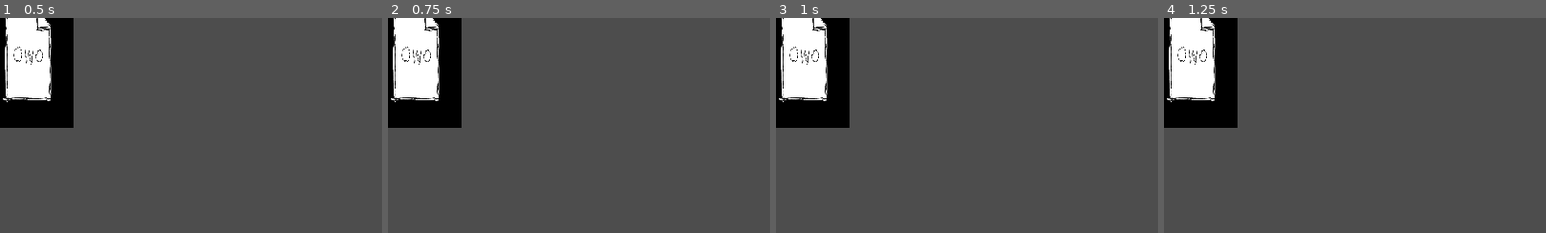
Above: before the commit, frames 1-4 (left to right).
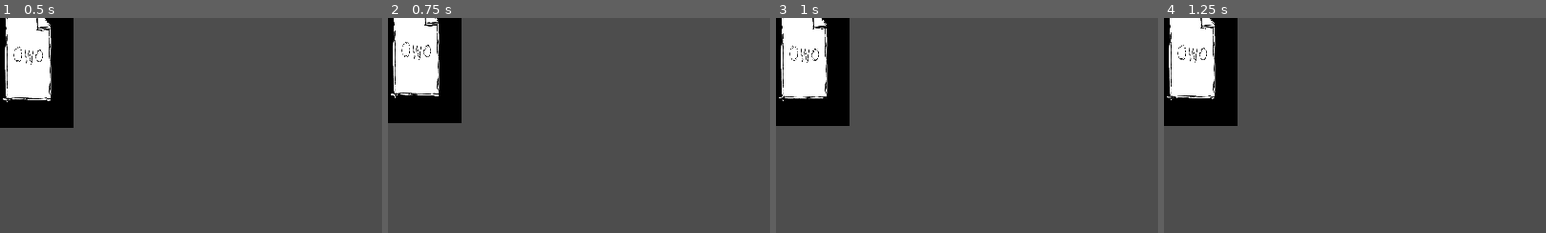
Above: after the commit, the same moments.

Repository: owofile/gambler
Game: Godot game, scene res://scenes/battle/widgets/CardWidget.tscn
Same seed, same stepped clock (60 frames per second), same inputs: the game is played once before the commit and once after it. This scene is started directly instead of the project's main scene.
Inputs (mouse positions are % of the whole screen's width and height, from its top left):
- Up to frame 1 (0.5 s): no input
- Up to frame 2 (0.75 s): tap Enter (ui_accept) at 0.5, 0.6 s; move the mouse to (3, 9) at 0.52 s; hold Right (ui_right) from 0.53 s (still down); click (3, 9) at 0.67 s
- Up to frame 3 (1 s): keep holding Right (ui_right); tap Enter (ui_accept) at 0.77 s
- Up to frame 4 (1.25 s): keep holding Right (ui_right); tap Enter (ui_accept) at 1.07 s
The pictures show only the part of the screen within x 0-50%, y 0-50%; the shares and areas given below are measured in that part.

Frame 1 is identical in both runs. In frame 2, 1.4% of the frame differs, in the area x 0-20%, y 0-52%; in frame 3, 0.8%; in frame 4, 0.8%.
Error before the commit: Attempt to call function 'null::null (Callable)' on a null instance. (res://scripts/animation/effects/BounceAnimation.gd:28)

Commit message:
Fix tween callback: use Callable directly instead of lambda wrapper
GDScript tween_chain().tween_callback() expects Callable, not lambda returning void.

Diff:
--- a/scripts/animation/effects/BounceAnimation.gd
+++ b/scripts/animation/effects/BounceAnimation.gd
@@ -19,12 +19,11 @@
 	var original_pos = target.position
 
 	var tween = target.create_tween()
-	tween.set_parallel(true)
 
 	for i in range(loops):
 		tween.tween_property(target, "position", original_pos + Vector2(0, -bounce_height), duration)
 		tween.tween_property(target, "position", original_pos, duration)
 
-	tween.chain().tween_callback(func(): _on_complete.call())
+	tween.chain().tween_callback(_on_complete)
 
 	_is_playing = true
--- a/scripts/animation/effects/GlowAnimation.gd
+++ b/scripts/animation/effects/GlowAnimation.gd
@@ -24,6 +24,6 @@
 	tween.tween_property(target, "scale", Vector2(max_scale, max_scale), duration * 0.5)
 	tween.chain().tween_property(target, "modulate", original_modulate, duration * 0.5)
 	tween.chain().tween_property(target, "scale", Vector2(min_scale, min_scale), duration * 0.5)
-	tween.chain().tween_callback(func(): _on_complete.call())
+	tween.chain().tween_callback(_on_complete)
 
 	_is_playing = true
--- a/scripts/animation/effects/MoveAnimation.gd
+++ b/scripts/animation/effects/MoveAnimation.gd
@@ -21,8 +21,6 @@
 	var tween = target.create_tween()
 	tween.set_parallel(true)
 	tween.tween_property(target, "position", to_pos, duration).set_ease(ease_type)
-	tween.chain().tween_callback(func():
-		_on_complete.call()
-	)
+	tween.chain().tween_callback(_on_complete)
 
 	_is_playing = true
--- a/scripts/animation/effects/ShakeAnimation.gd
+++ b/scripts/animation/effects/ShakeAnimation.gd
@@ -28,6 +28,6 @@
 		tween.tween_property(target, "position", original_pos + Vector2(0, -offset.y), duration)
 		tween.tween_property(target, "position", original_pos, duration)
 
-	tween.chain().tween_callback(func(): _on_complete.call())
+	tween.chain().tween_callback(_on_complete)
 
 	_is_playing = true
--- a/scripts/animation/particles/ParticleAnimation.gd
+++ b/scripts/animation/particles/ParticleAnimation.gd
@@ -50,6 +50,7 @@
 			tween.chain().tween_callback(func(): _remove_particle(particle))
 
 	var timer = _create_timer(particle_lifetime + 0.1)
+	timer.timeout.connect(_on_timer_complete)
 	timer.start()
 
 func _create_default_particle(color: Color) -> Node2D:
